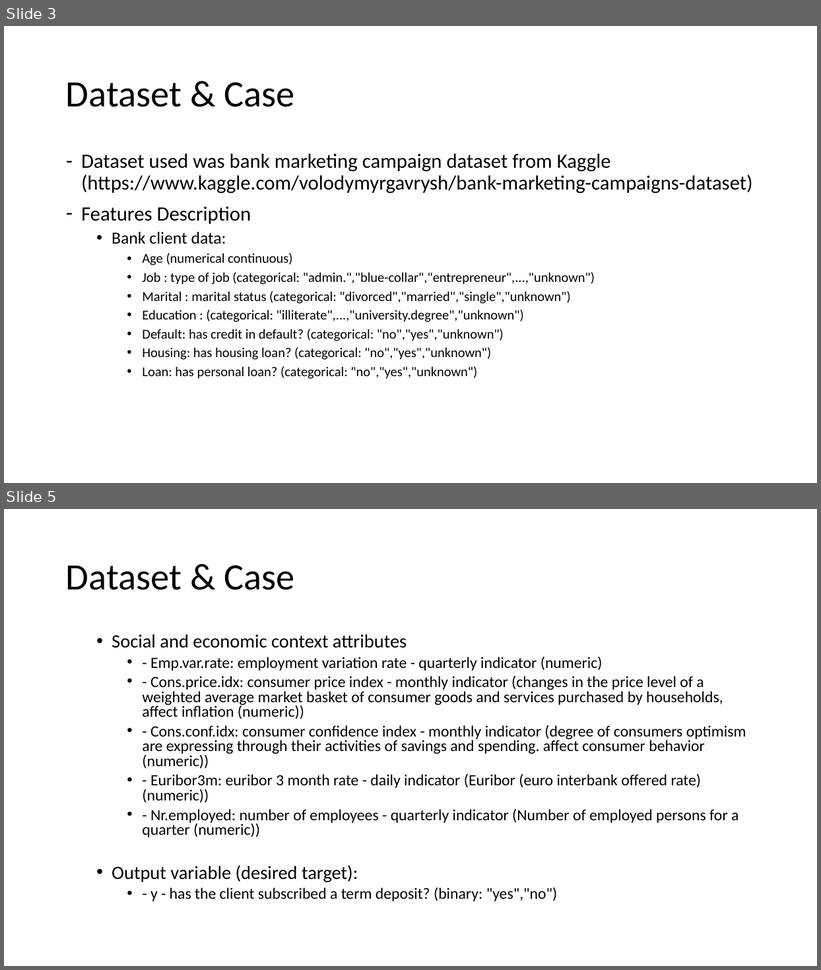
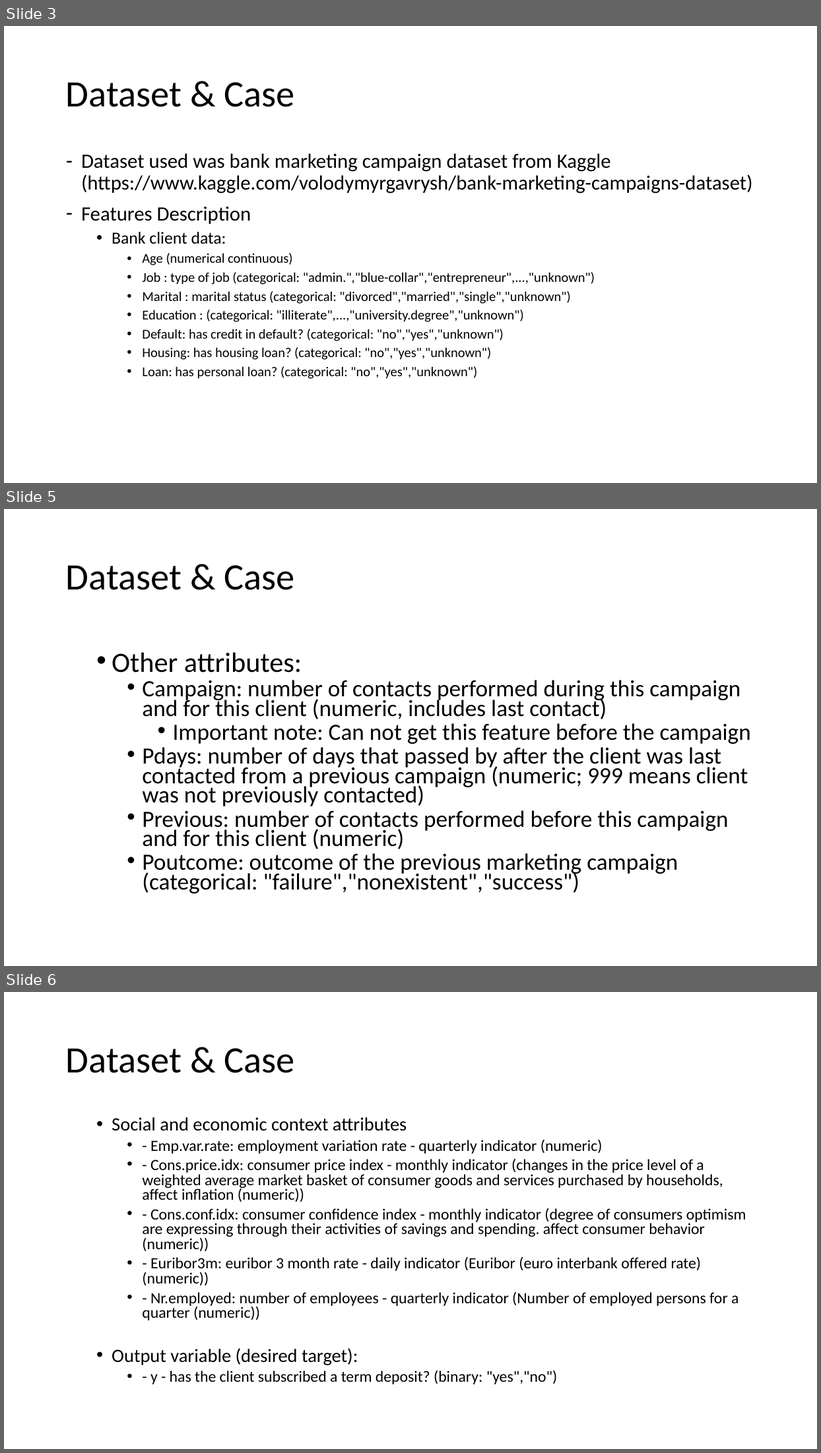
Before and after one commit to abdullahayas123/Tes-Model-Marketing-Scipy, a slide deck: Presentation-1.pptx. Shown one above the other, each under a label of ours: slides 3 and 5 before the commit, slides 3, 5 and 6 after it; the slides between them are not shown. The pictures are 821x970 and 821x1453 pixels, drawn with LibreOffice and Linux fonts; fonts in the diff are those of the drawing. Boxes give left, top, right and bottom in pixels: in the first picture for what was removed or moved away, otherwise in the second. Text is boxed around its words. In the diff, an @@ line names an element or a change of style, - is before the commit and + after.

```diff
--- a/Presentation-1.pptx
+++ b/Presentation-1.pptx
@@ slide 5 added at (4, 509, 817, 966), background #FFFFFF @@
@@ title added at (66, 565, 294, 590), 44 pt, text #000000 @@
+Dataset & Case
@@ text added at (112, 652, 751, 894), 27.5 pt, text #000000 @@
+  • Other attributes:
+    • Campaign: number of contacts performed during this campaign and for this client (numeric, includes last contact)
+      • Important note: Can not get this feature before the campaign
+    • Pdays: number of days that passed by after the client was last contacted from a previous campaign (numeric; 999 means client was not previously contacted)
+    • Previous: number of contacts performed before this campaign and for this client (numeric)
+    • Poutcome: outcome of the previous marketing campaign (categorical: "failure","nonexistent","success")
@@ what was slide 5 is now slide 6 @@
```
Also in this commit, not shown: 15 slides changed, 3 other slides added, 1 slide removed.
